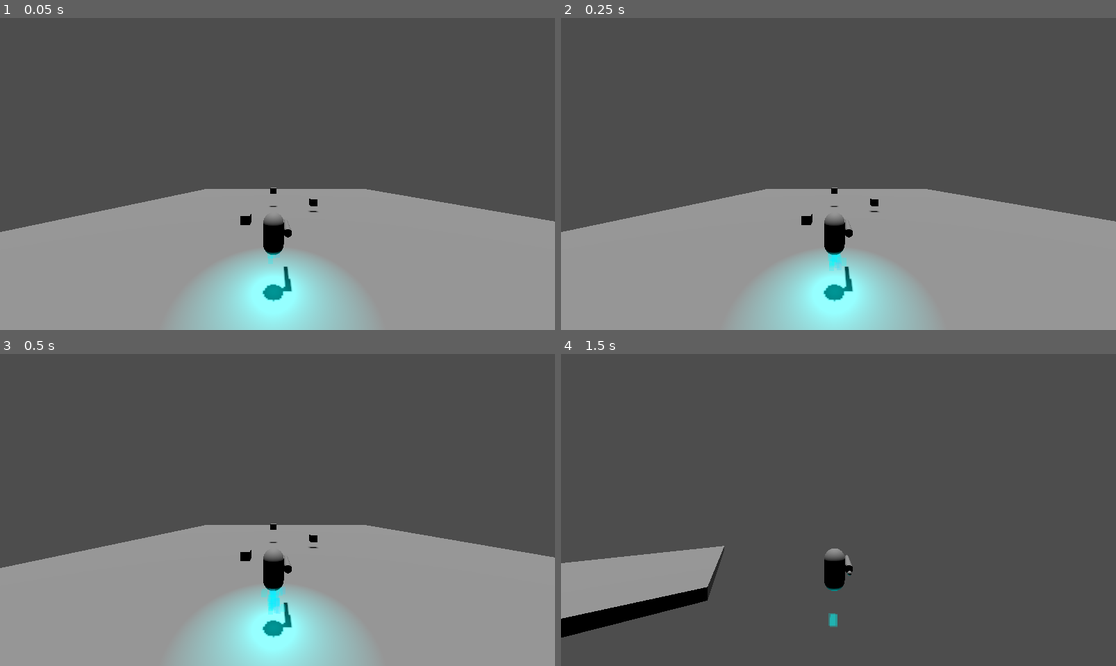
Above: before the commit, frames 1-4 (two rows, left to right).
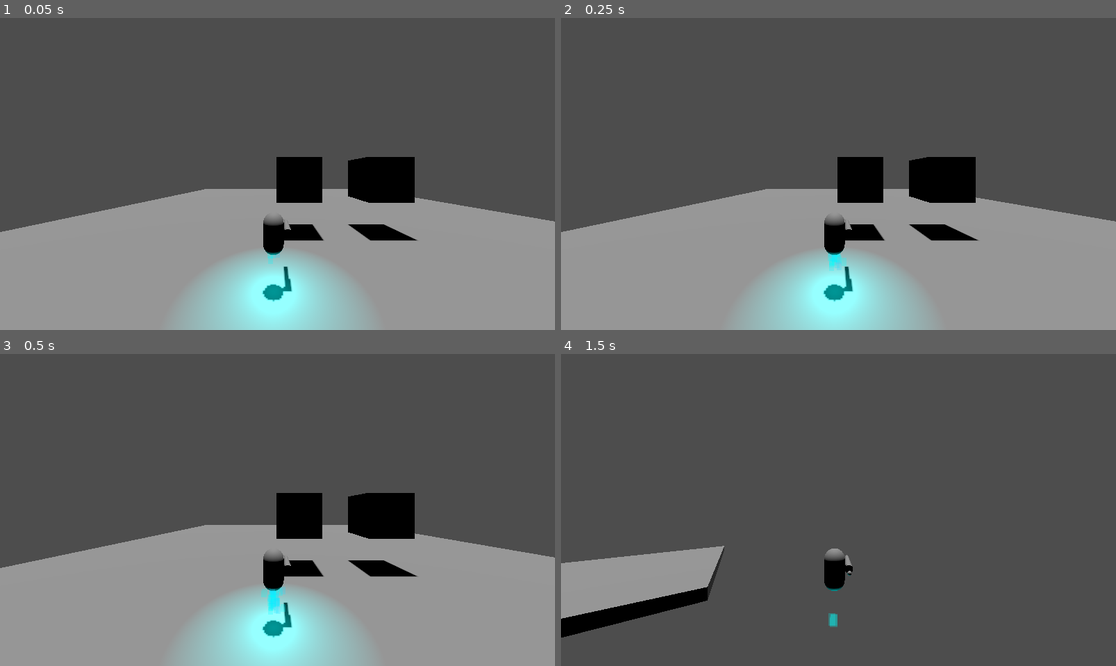
Above: after the commit, the same moments.

Repository: GameDevWeek-2023/ON_VeilBreak
Game: Godot game, scene res://Base.tscn
The game is run twice, just before and just after one commit, with the same random seed, the same clock (stepped at 60 frames per second) and the same inputs.
Inputs (mouse positions are in pixels of both pictures, inside the frame that each line leads up to):
- Up to frame 1 (0.05 s): no input
- Up to frame 2 (0.25 s): no input
- Up to frame 3 (0.5 s): no input
- Up to frame 4 (1.5 s): move the mouse to (866, 510) at 0.52 s; press the mouse at (866, 510) at 0.53 s; hold W (move_forward) from 0.53 s (still down); move the mouse to (810, 510) at 1.27 s; release the mouse at (810, 510) at 1.28 s; click (810, 510) at 1.35 s

The runs differ from the first frame. In frame 1, 3.7% of the frame differs, in the area x 43-76%, y 44-72%; in frame 2, 3.7%; in frame 3, 3.7%; in frame 4, nothing differs.

Commit message:
Added shootable target to Base scene

Diff:
--- a/Base.tscn
+++ b/Base.tscn
@@ -1,8 +1,7 @@
 [gd_scene load_steps=5 format=3 uid="uid://bk750fnnd7x02"]
 
 [ext_resource type="PackedScene" uid="uid://b5f8vlhw2s536" path="res://player/player.tscn" id="1_dmgsb"]
-
-[sub_resource type="BoxMesh" id="BoxMesh_ib140"]
+[ext_resource type="PackedScene" uid="uid://bjwci3vo6ej5y" path="res://Target.tscn" id="2_qkmbv"]
 
 [sub_resource type="BoxShape3D" id="BoxShape3D_j2d17"]
 size = Vector3(60, 2, 60)
@@ -14,18 +13,6 @@
 
 [node name="Player" parent="." instance=ExtResource("1_dmgsb")]
 transform = Transform3D(1, 0, 0, 0, 1, 0, 0, 0, 1, -0.0602422, 2.77691, 15.7307)
-
-[node name="MeshInstance3D" type="MeshInstance3D" parent="."]
-transform = Transform3D(1, 0, 0, 0, 1, 0, 0, 0, 1, -3.42509, 0.550344, 5.72342)
-mesh = SubResource("BoxMesh_ib140")
-
-[node name="MeshInstance3D2" type="MeshInstance3D" parent="."]
-transform = Transform3D(1, 0, 0, 0, 1, 0, 0, 0, 1, 5.51864, 1.41862, 0.00597382)
-mesh = SubResource("BoxMesh_ib140")
-
-[node name="MeshInstance3D3" type="MeshInstance3D" parent="."]
-transform = Transform3D(1, 0, 0, 0, 1, 0, 0, 0, 1, -0.5648, 2.72305, -3.79161)
-mesh = SubResource("BoxMesh_ib140")
 
 [node name="ground" type="StaticBody3D" parent="."]
 transform = Transform3D(1, 0, 0, 0, 1, 0, 0, 0, 1, 3.15303, -1, -5.35307)
@@ -40,3 +27,11 @@
 [node name="DirectionalLight3D" type="DirectionalLight3D" parent="."]
 transform = Transform3D(1, 0, 0, 0, -0.0383878, 0.999263, 0, -0.999263, -0.0383878, -0.00169754, 3.52858, 0.995618)
 shadow_enabled = true
+
+[node name="Target" parent="." instance=ExtResource("2_qkmbv")]
+transform = Transform3D(4, 0, 0, 0, 4, 0, 0, 0, 4, 2.04292, 5.15365, 7.83223)
+freeze = true
+
+[node name="Target2" parent="." instance=ExtResource("2_qkmbv")]
+transform = Transform3D(4, 0, 0, 0, 4, 0, 0, 0, 4, 10.0647, 5.15365, 7.83223)
+freeze = true
